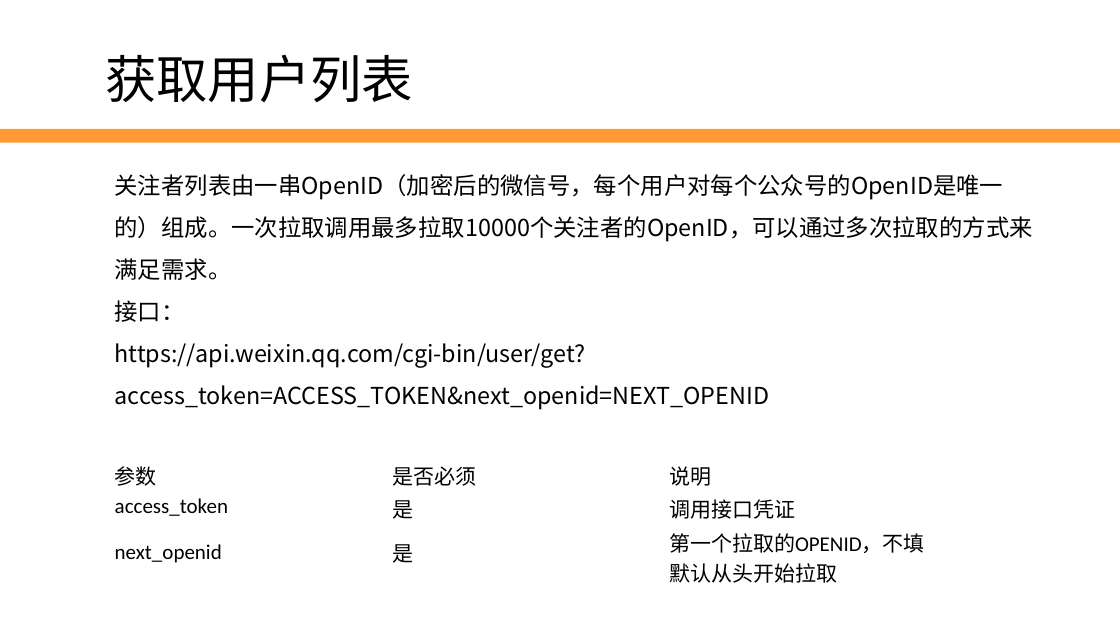
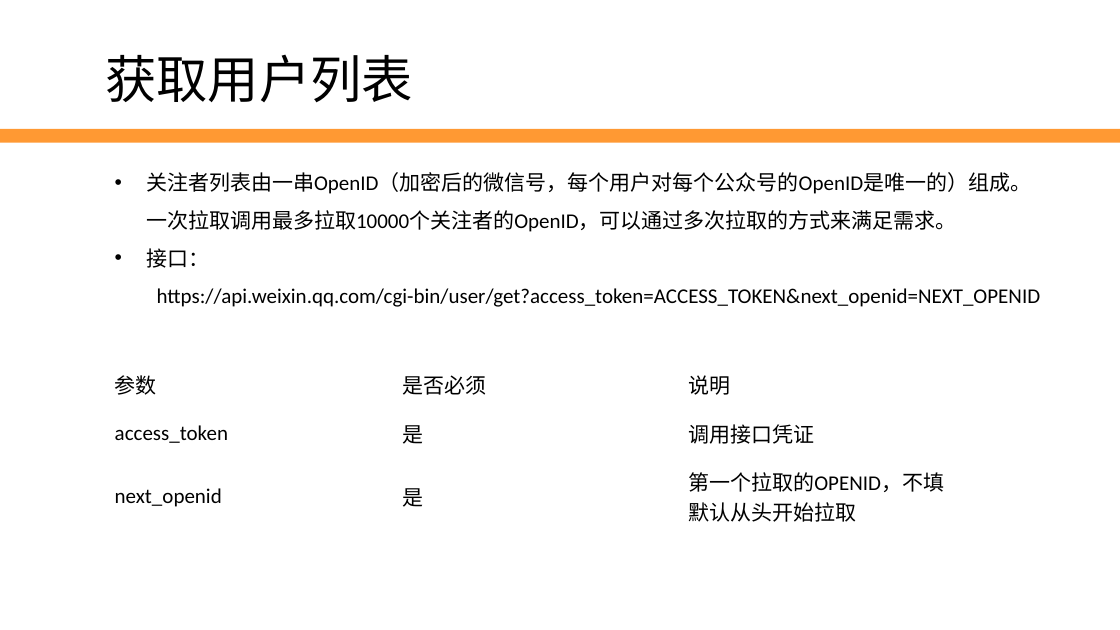
Before and after one commit to edu2act/2017-2018_1st_Wechat_Web_Programming, a slide deck: slide 5 of 课程ppt/第8讲 用户管理.pptx (slide 23 before the commit). Drawn at 1120x630 pixels with LibreOffice and Linux fonts; fonts in the diff are those of the drawing; background and template pictures are left out. Boxes give left, top, right and bottom in pixels: in the first picture for what was removed or moved away, otherwise in the second. Text is boxed around its words. In the diff, an @@ line names an element or a change of style, - is before the commit and + after.

```diff
--- a/课程ppt/第8讲 用户管理.pptx
+++ b/课程ppt/第8讲 用户管理.pptx
@@ text "关注者列表由一串OpenID（加密后的微信号，每个用户对每个公众号的OpenID是唯一的）组成。一次拉取调用最多拉取10 ..." at (146, 172, 1041, 307): size 20 to 18 pt, font Noto Sans CJK SC to Calibri; bullet none to •; list level 1 to 2 in "https://api.weixin.qq.com/cgi-bin/user/get?access_token=ACCE ..." @@
@@ table: place and size @@
-table at (107, 455, 939, 587)
+table at (107, 365, 968, 536)
```
Also in this commit, not shown: 20 other slides changed, 3 slides added.
